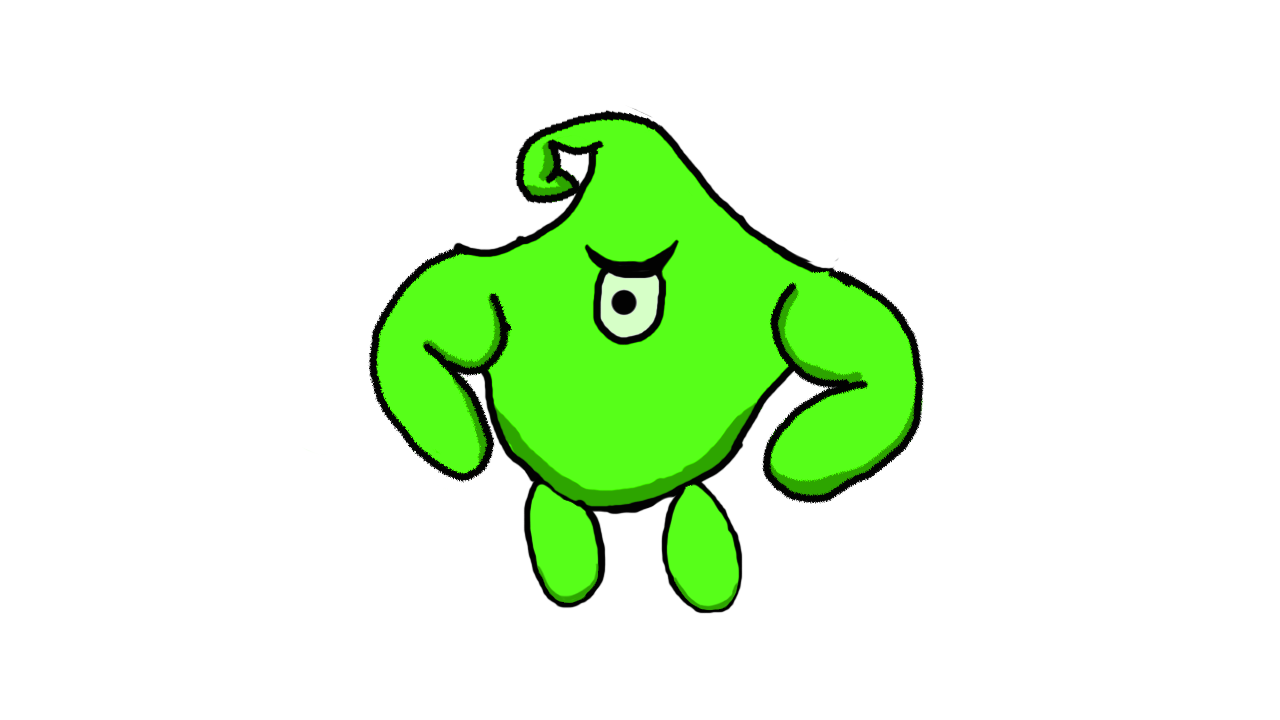
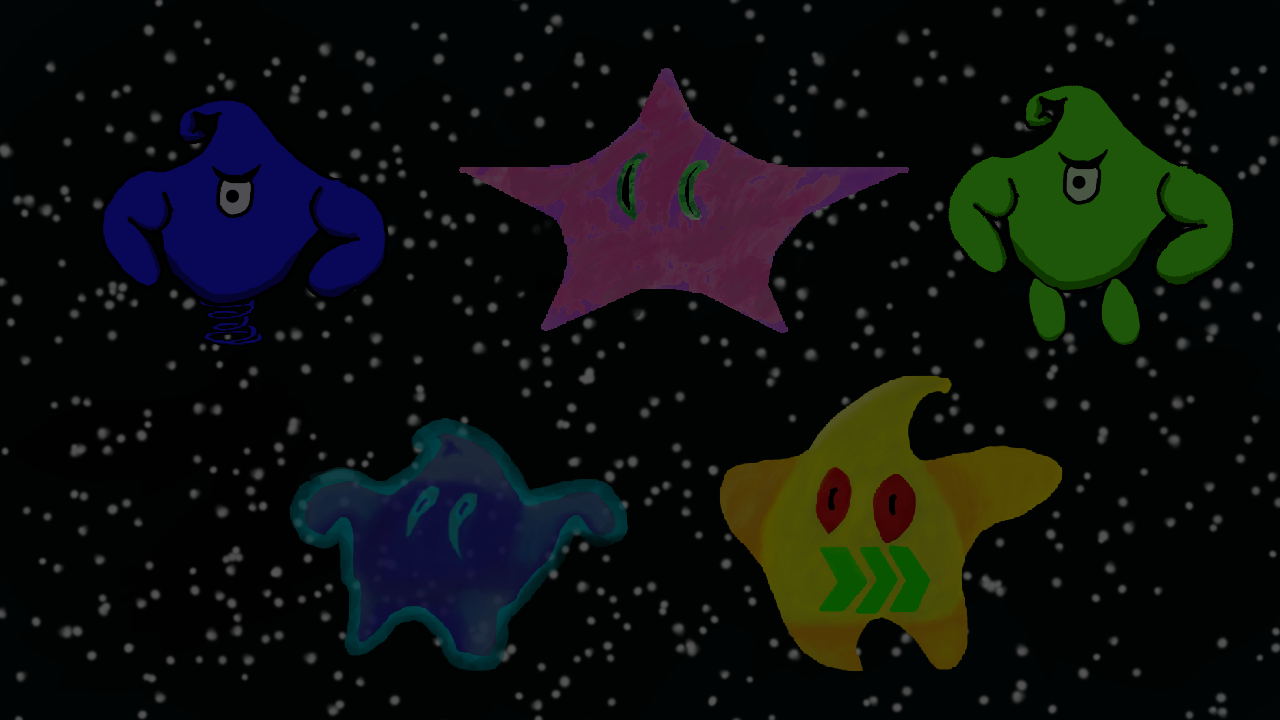
Layered file, before and after one edit (1280 x 720). Changes by layer:
showed group "ster roze" (3 layers) over [0, 0, 1280, 720]
added layer "Laag 17" in group "ster roze" over [0, 0, 1280, 720]
showed "ster" (1st of 3, in "ster roze"), painted on it over [372, 25, 995, 392]
painted on "Laag 16" over [302, 78, 1238, 614]
showed group "ster blauw" (10 layers) over [65, 25, 974, 618]
painted on "pose 3.1" over [65, 74, 881, 560]
showed group "concept ster" (7 layers) over [227, 131, 1063, 672]
showed "ster" (2nd of 3, in "concept ster"), painted on it over [371, 143, 1063, 672]
showed "ster" (3rd of 3, in "concept ster"), painted on it over [289, 148, 861, 672]
showed "Achtergrond" over [0, 0, 1280, 720]
